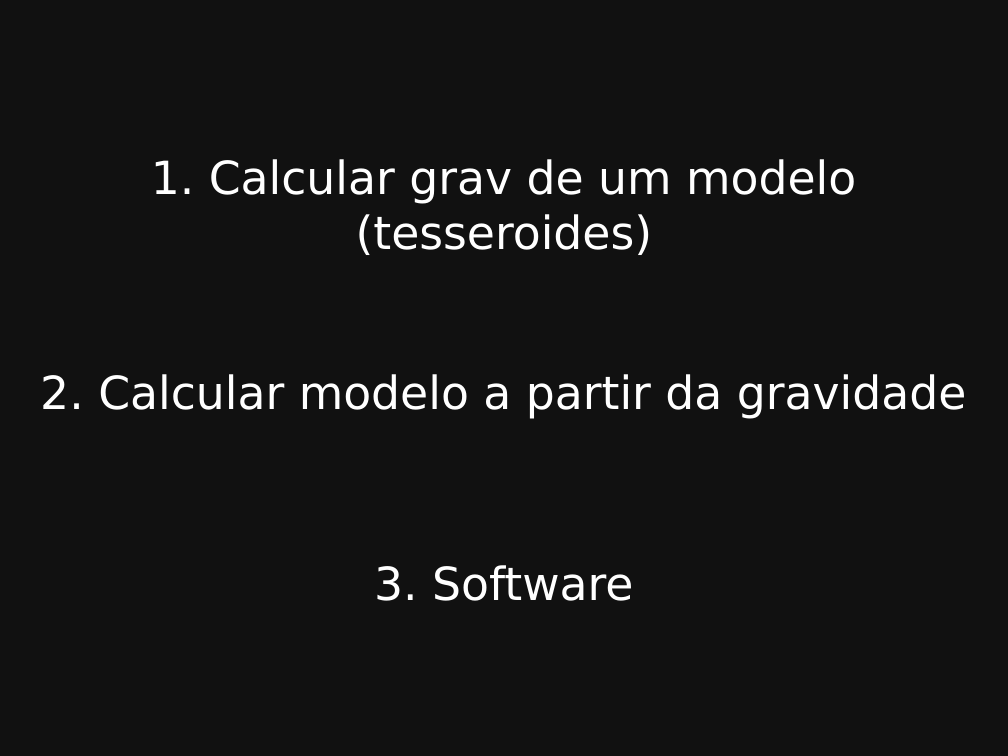
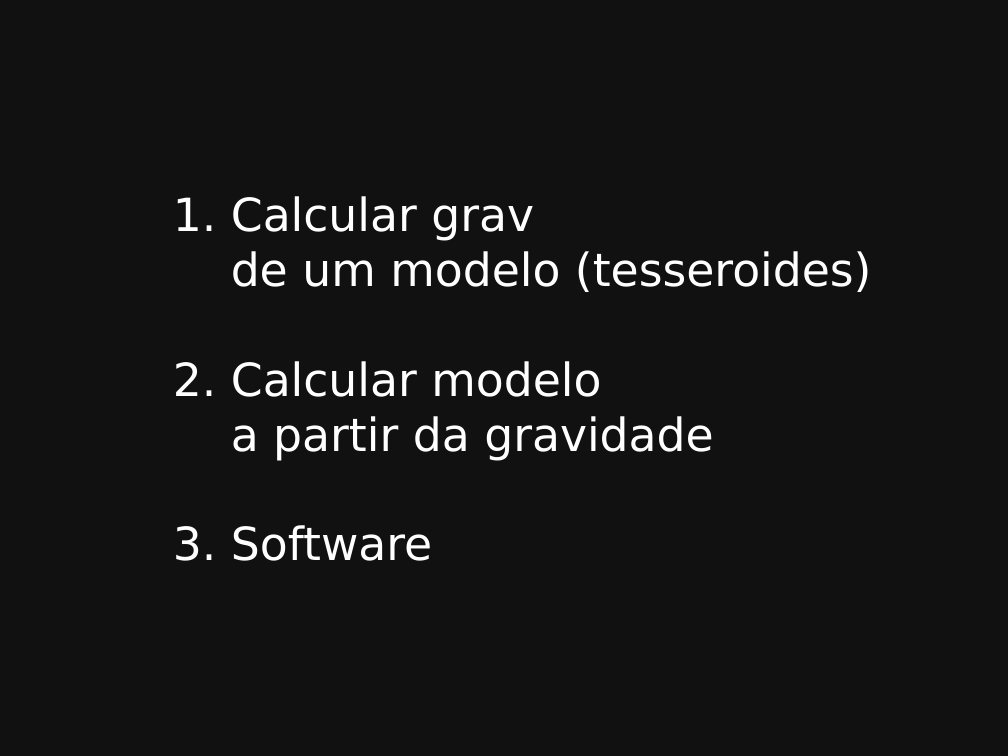
Before and after one commit to leouieda/seminario-on-2014, a slide deck: slide 2 of slides.odp. Drawn at 1008x756 pixels with LibreOffice and Linux fonts; fonts in the diff are those of the drawing. Boxes give left, top, right and bottom in pixels: in the first picture for what was removed or moved away, otherwise in the second. Text is boxed around its words. In the diff, an @@ line names an element or a change of style, - is before the commit and + after.

```diff
--- a/slides.odp
+++ b/slides.odp
@@ subtitle at (173, 196, 872, 561): text changed @@
-1. Calcular grav de um modelo (tesseroides)
+1. Calcular grav
+de um modelo (tesseroides)
+2. Calcular modelo
+a partir da gravidade
+3. Software
@@ text removed at (40, 374, 966, 419) @@
-2. Calcular modelo a partir da gravidade
@@ text removed at (374, 565, 633, 601) @@
-3. Software
```
Also in this commit, not shown: 6 other slides changed, 25 slides added, 1 slide removed, 1 other file.
